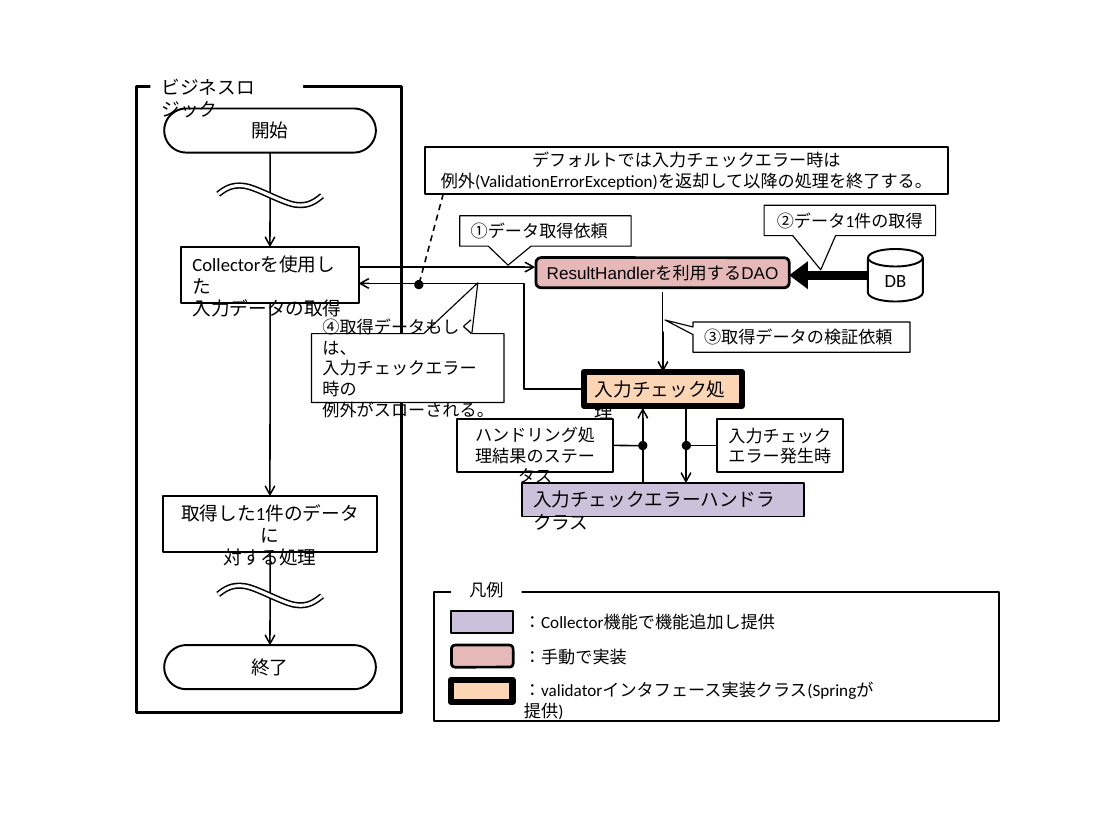
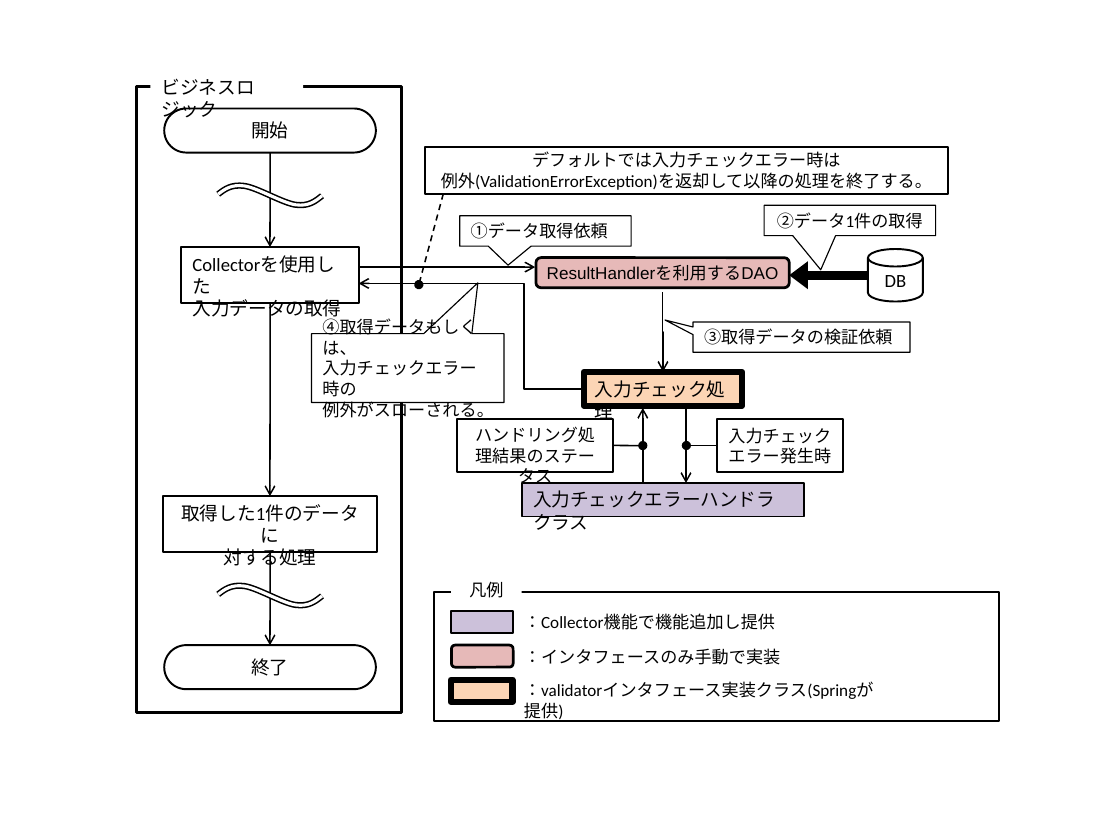
Before and after one commit to terasoluna-batch/terasoluna-doc, a slide deck: slide 12 of function/素材/AL-041～AL-043の図.pptx. Drawn at 1120x840 pixels with LibreOffice and Linux fonts; fonts in the diff are those of the drawing. Boxes give left, top, right and bottom in pixels: in the first picture for what was removed or moved away, otherwise in the second. Text is boxed around its words. In the diff, an @@ line names an element or a change of style, - is before the commit and + after.

```diff
--- a/function/素材/AL-041～AL-043の図.pptx
+++ b/function/素材/AL-041～AL-043の図.pptx
@@ text at box(524, 648, 780, 665): text changed @@
-：手動で実装
+：インタフェースのみ手動で実装
```
Also in this commit, not shown: 1 other file.
